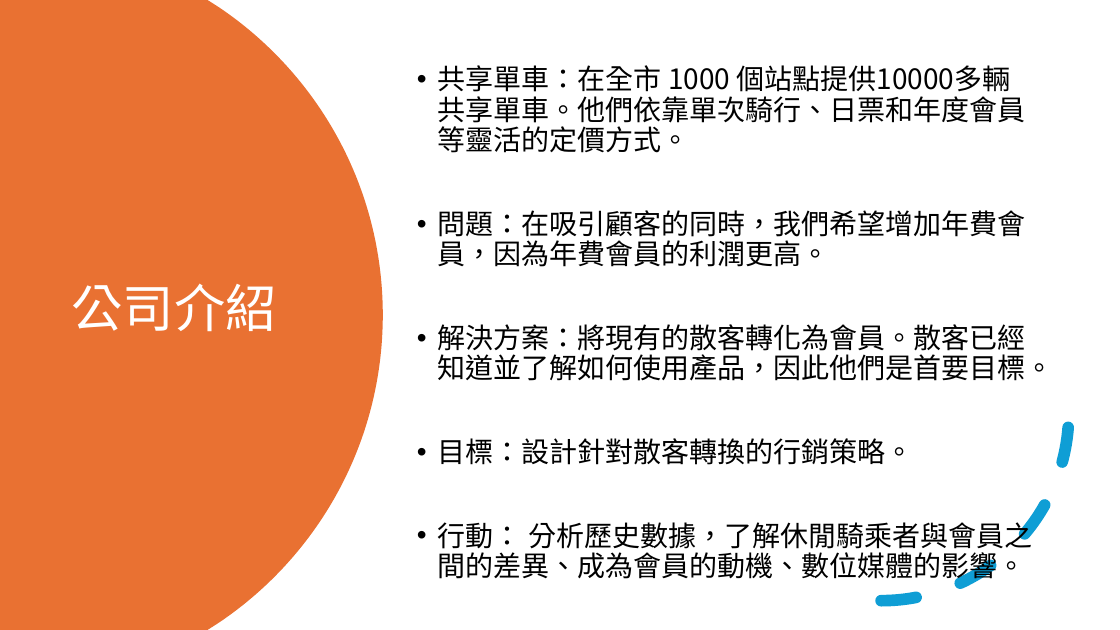
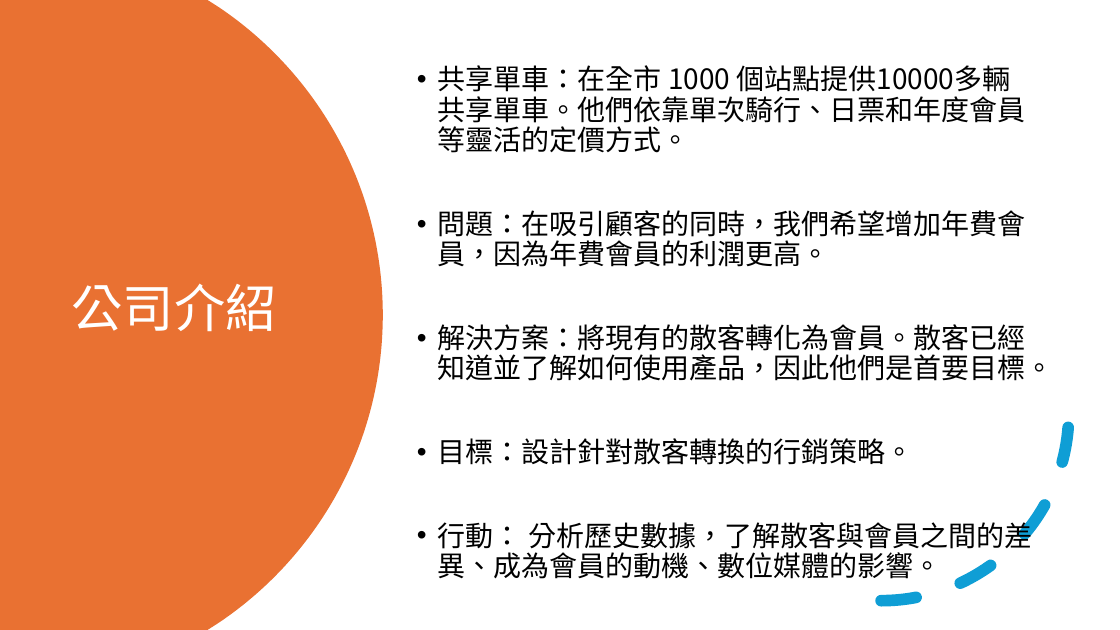
Before and after one commit to y4611676/Unanimous-Project, a slide deck: slide 4 of Bike_Share/共享單車如何成功.pptx. Drawn at 1120x630 pixels with LibreOffice and Linux fonts; fonts in the diff are those of the drawing. Boxes give left, top, right and bottom in pixels: in the first picture for what was removed or moved away, otherwise in the second. Text is boxed around its words. In the diff, an @@ line names an element or a change of style, - is before the commit and + after.

```diff
--- a/Bike_Share/共享單車如何成功.pptx
+++ b/Bike_Share/共享單車如何成功.pptx
@@ text at bbox=[438, 518, 1032, 579]: text changed @@
-• 行動： 分析歷史數據，了解休閒騎乘者與會員之間的差異、成為會員的動機、數位媒體的影響。
+• 行動： 分析歷史數據，了解散客與會員之間的差異、成為會員的動機、數位媒體的影響。
```
Also in this commit, not shown: 12 other slides changed, 1 other file.
